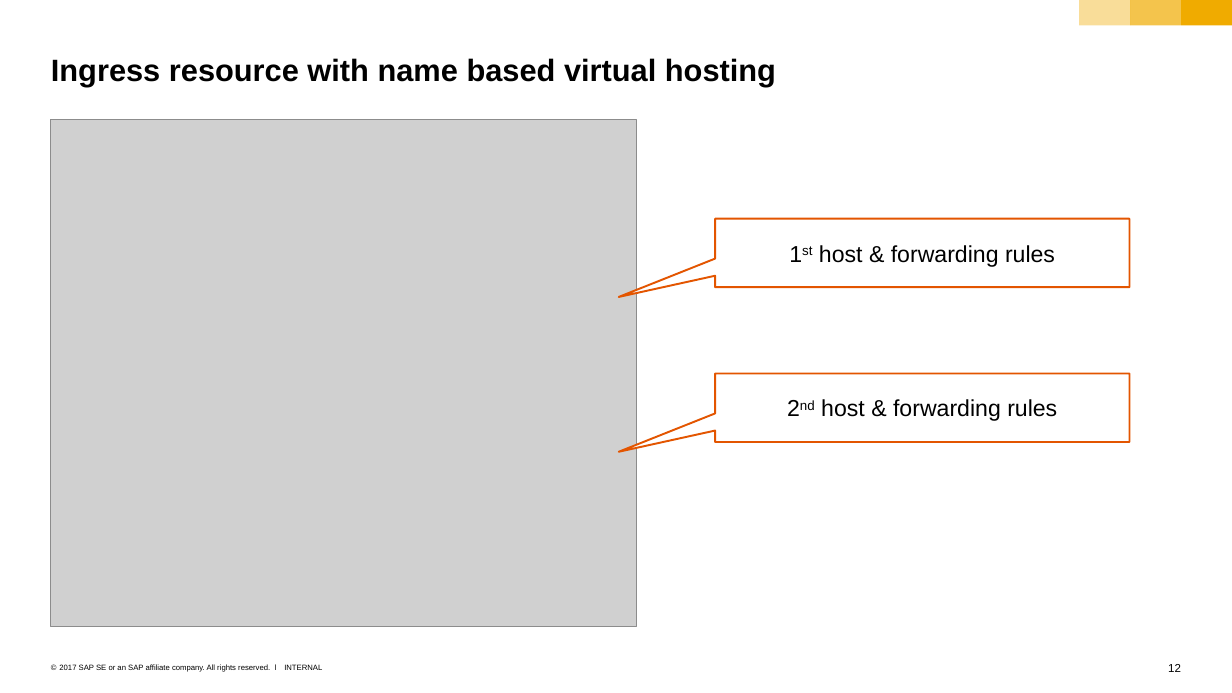
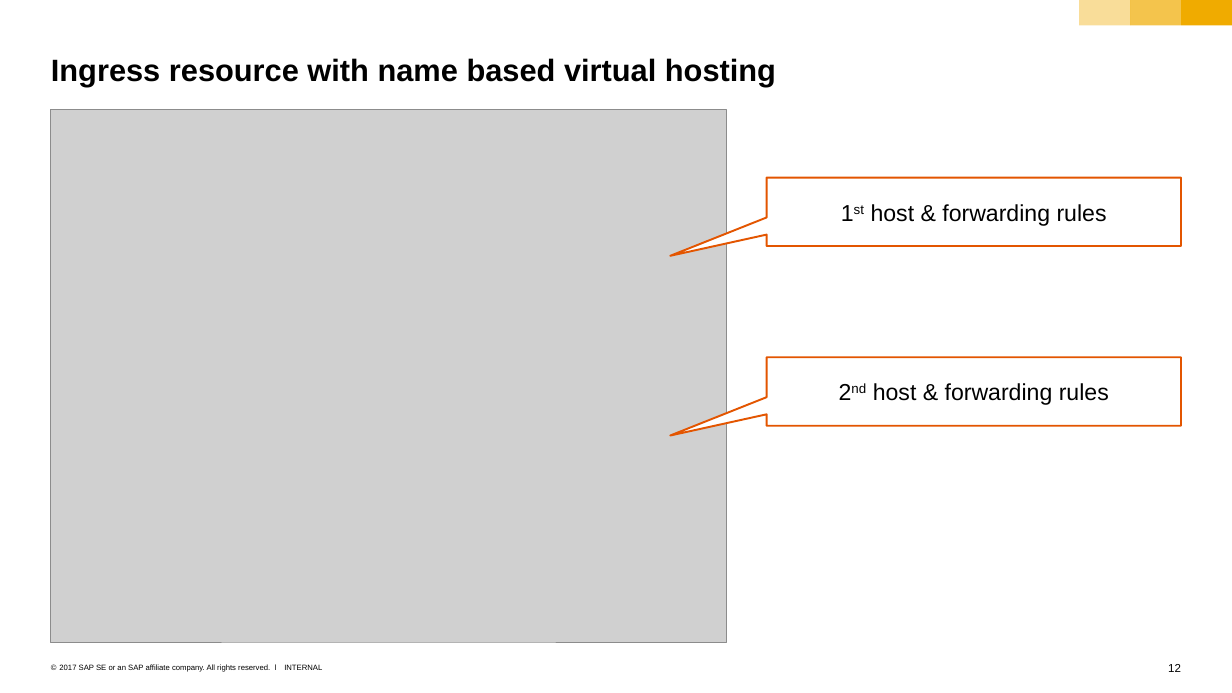
Before and after one commit to cuijiyao01/docker-k8s-training, a slide deck: slide 12 of kubernetes/09_ingress.pptx. Drawn at 1232x693 pixels with LibreOffice and Linux fonts; fonts in the diff are those of the drawing; grey boxes stand for pictures. Boxes give left, top, right and bottom in pixels: in the first picture for what was removed or moved away, otherwise in the second. Text is boxed around its words. In the diff, an @@ line names an element or a change of style, - is before the commit and + after.

```diff
--- a/kubernetes/09_ingress.pptx
+++ b/kubernetes/09_ingress.pptx
@@ picture: place and size @@
-picture at [51,120,636,626]
+picture at [51,110,726,642]
@@ speech box "1st host & forwarding rules": place and size @@
-speech box "1st host & forwarding rules" at [715,219,1129,287]
+speech box "1st host & forwarding rules" at [767,177,1181,246]
@@ speech box "2nd host & forwarding rules": place and size @@
-speech box "2nd host & forwarding rules" at [715,373,1129,441]
+speech box "2nd host & forwarding rules" at [767,357,1181,426]
```
Also in this commit, not shown: 1 other slide changed.
